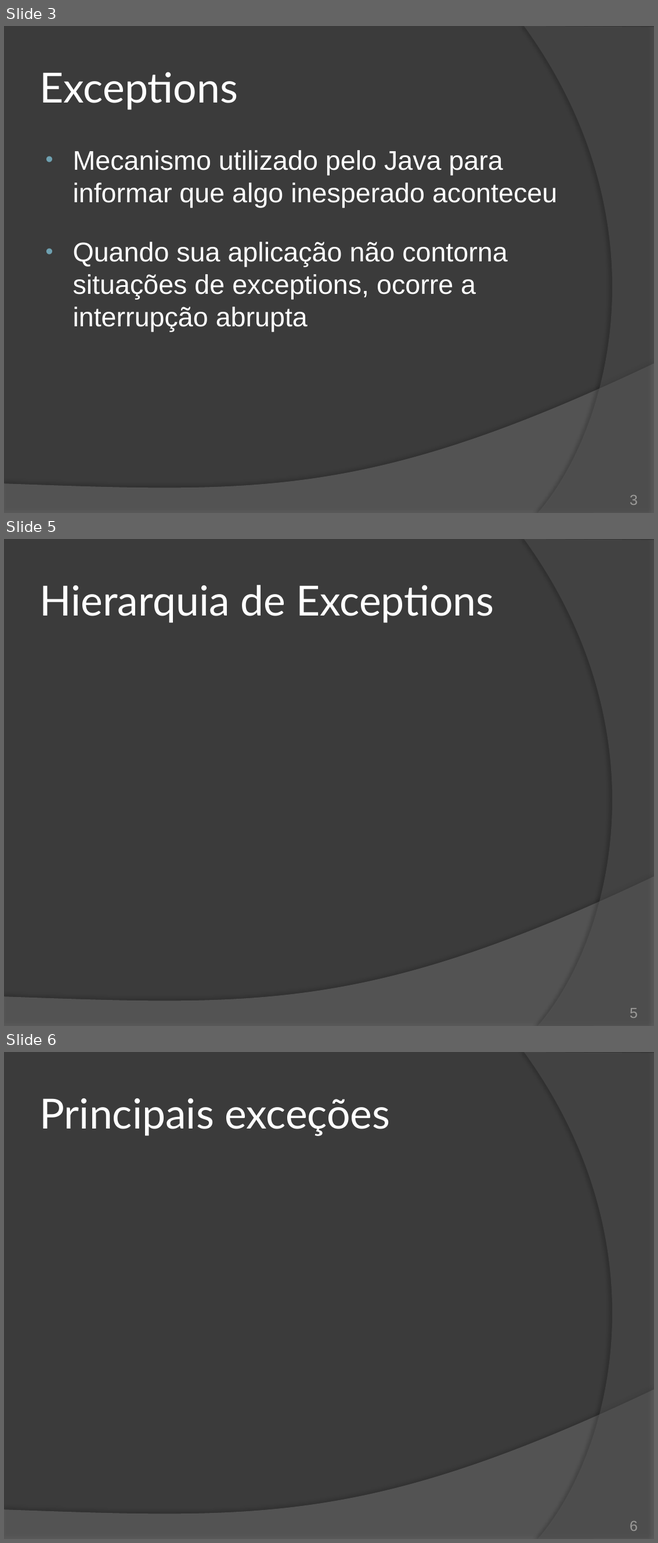
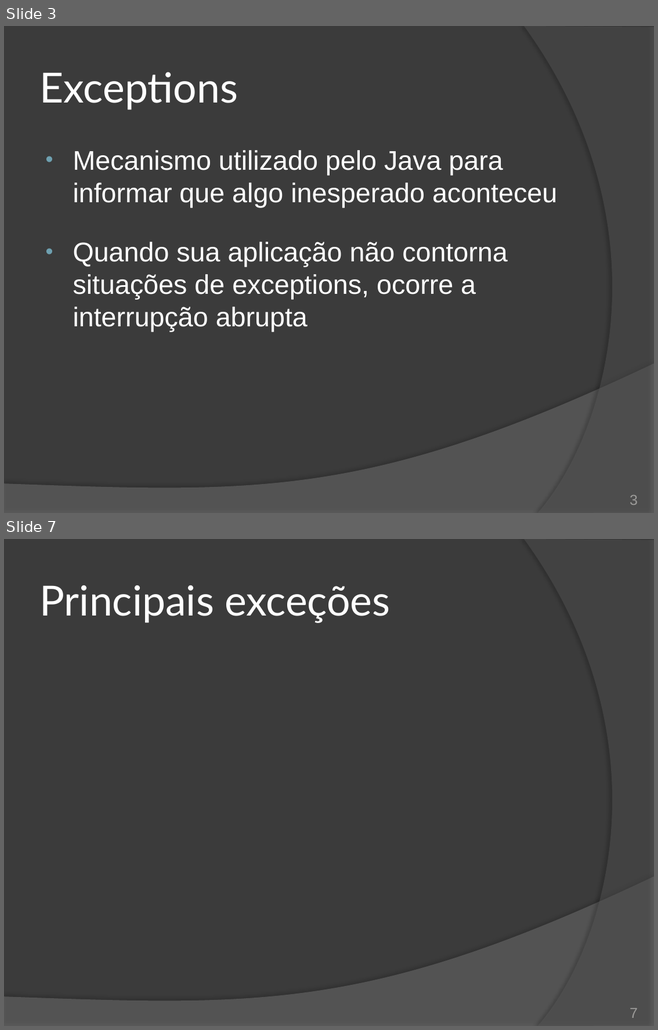
Before and after one commit to duchesqui/slzvieira-training, a slide deck: 2-Java-Programmer-Modulo-II/12.Capitulo06.pptx. Shown one above the other, each under a label of ours: slides 3, 5 and 6 before the commit, slides 3 and 7 after it; the slides between them are not shown. The pictures are 658x1543 and 658x1030 pixels, drawn with LibreOffice and Linux fonts; fonts in the diff are those of the drawing. Boxes give left, top, right and bottom in pixels: in the first picture for what was removed or moved away, otherwise in the second. Text is boxed around its words. In the diff, an @@ line names an element or a change of style, - is before the commit and + after.

```diff
--- a/2-Java-Programmer-Modulo-II/12.Capitulo06.pptx
+++ b/2-Java-Programmer-Modulo-II/12.Capitulo06.pptx
@@ slide 5 removed at [4, 539, 654, 1026], background #3B3B3B; not listed: 2 template elements that a slide beside it also shows @@
@@ title removed at [40, 585, 494, 623] @@
-Hierarquia de Exceptions
@@ page number removed at [629, 1008, 637, 1018] @@
-5
@@ what was slide 6 is now slide 7 @@
@@ page number at [629, 1008, 637, 1018]: text changed @@
-6
+7
```
Also in this commit, not shown: 1 slide changed, 2 slides added.
